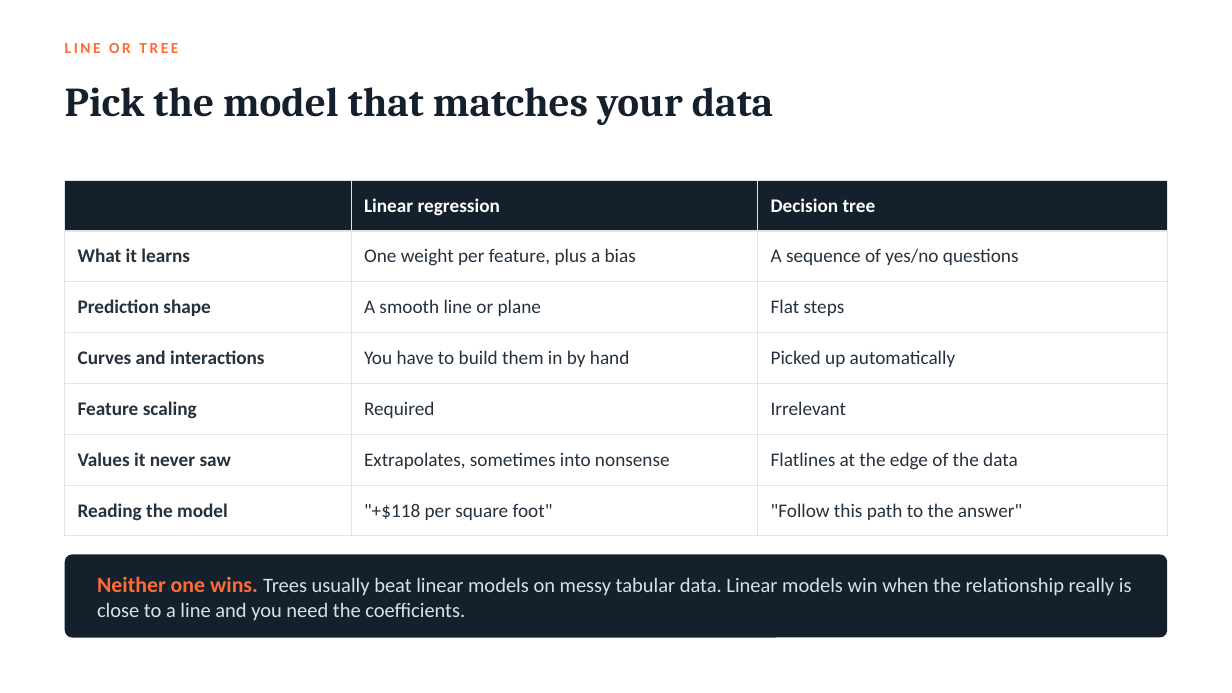
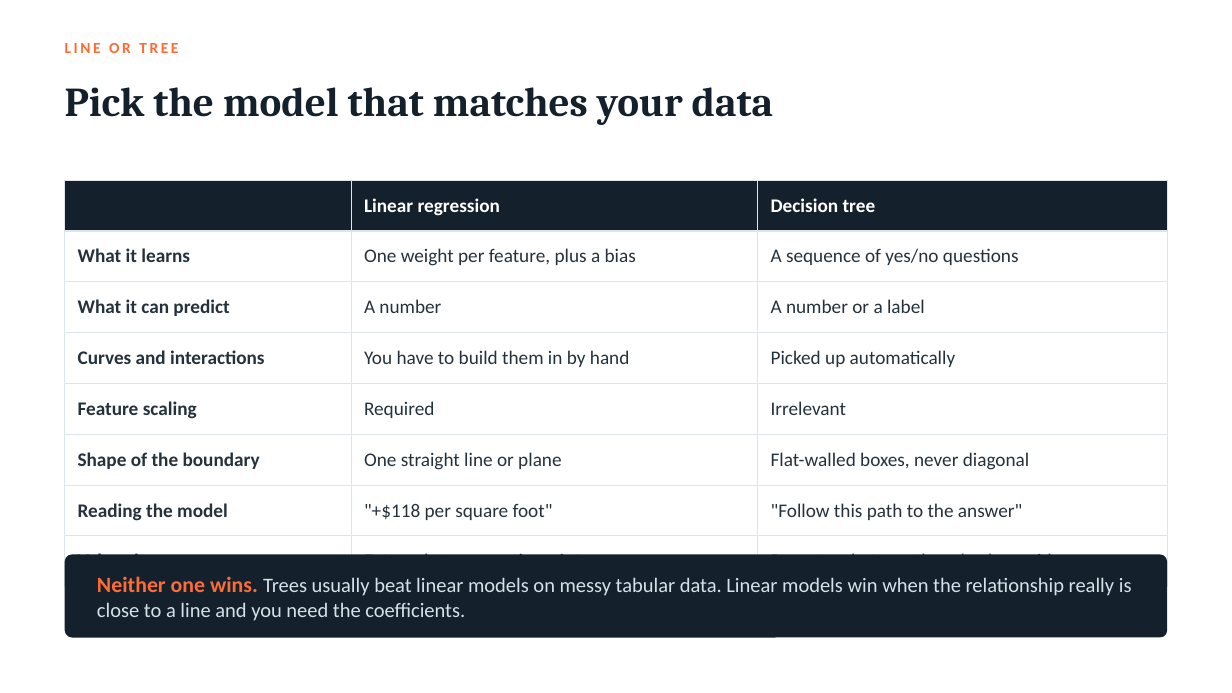
Before and after one commit to UPJ-CS-Club/MM-ml-oct-2026, a slide deck: slide 24 of slides.pptx (slide 22 before the commit). Drawn at 1232x693 pixels with LibreOffice and Linux fonts; fonts in the diff are those of the drawing. Boxes give left, top, right and bottom in pixels: in the first picture for what was removed or moved away, otherwise in the second. Text is boxed around its words. In the diff, an @@ line names an element or a change of style, - is before the commit and + after.

```diff
--- a/slides.pptx
+++ b/slides.pptx
@@ table at [65, 180, 1167, 559] @@
-row 3: Prediction shape | A smooth line or plane | Flat steps
+row 3: What it can predict | A number | A number or a label
-row 6: Values it never saw | Extrapolates, sometimes into nonsense | Flatlines at the edge of the data
+row 6: Shape of the boundary | One straight line or plane | Flat-walled boxes, never diagonal
+row 8: Values it never saw | Extrapolates, sometimes into nonsense | Repeats whatever the edge box said
```
Also in this commit, not shown: 16 other slides changed, 6 slides added, 4 slides removed.
